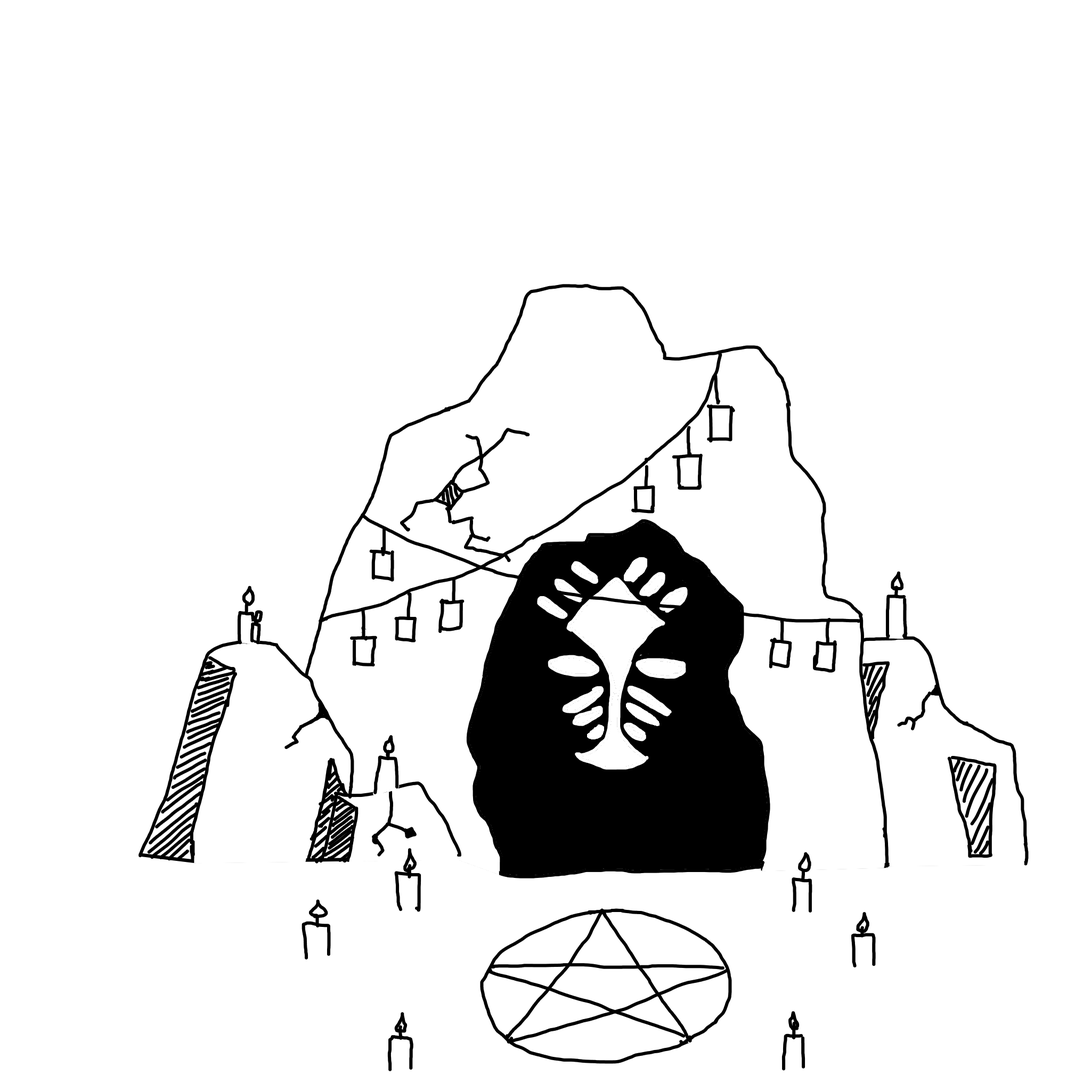
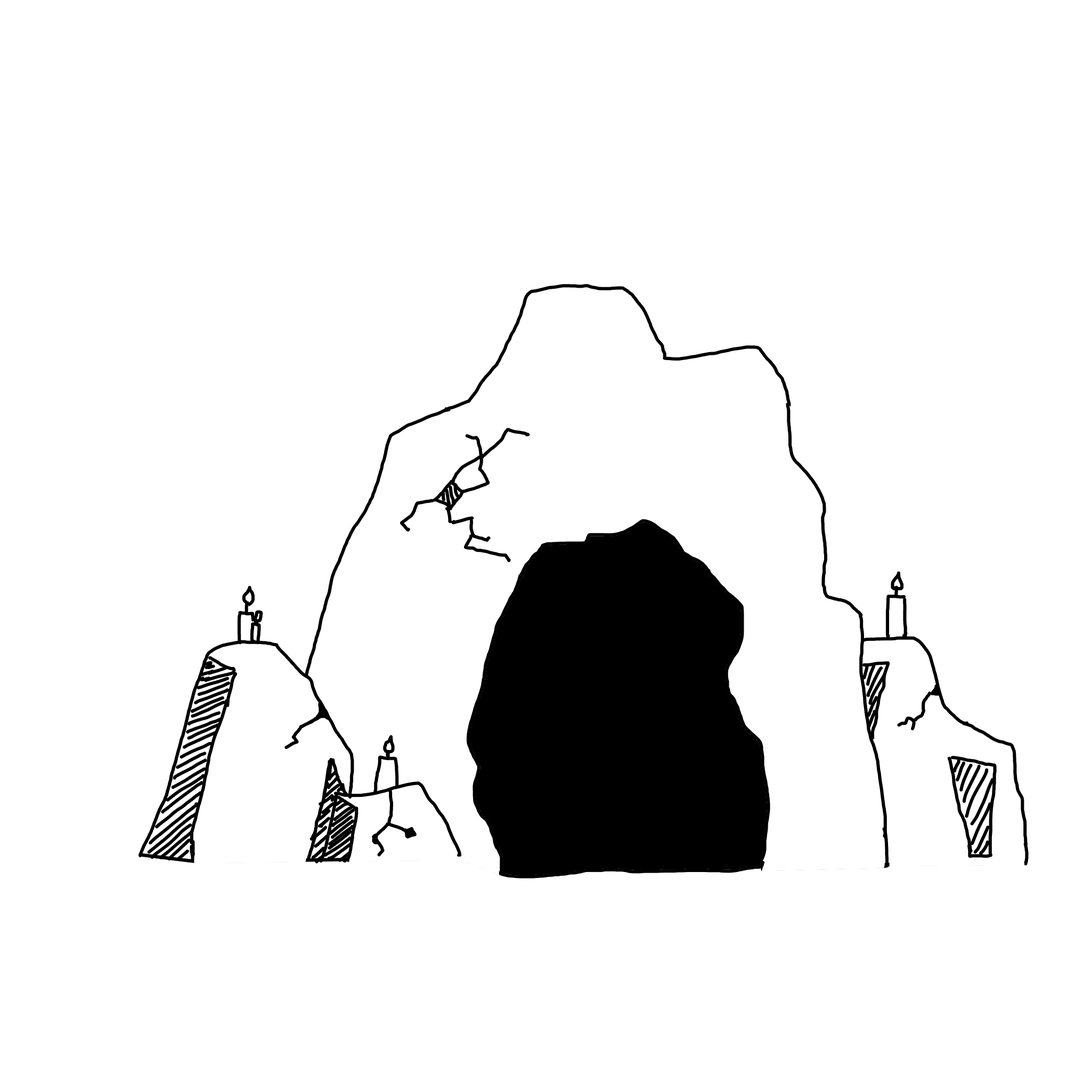
Comparing the layer stacks of the two 1091 × 1091 images. Changes:
hid "final_decoration", painted on it over [387, 886, 733, 1072]
hid "rope_decoration", painted on it over [318, 353, 861, 683]
painted on "candle_decoration" over [240, 545, 905, 1072]
hid "face", painted on it over [511, 545, 689, 771]
painted on "sketch" over [240, 353, 905, 921]
moved "color_candle" above "color_sketch", painted on it over [240, 545, 905, 1072]
painted on "color_sketch" over [240, 353, 905, 1072]
